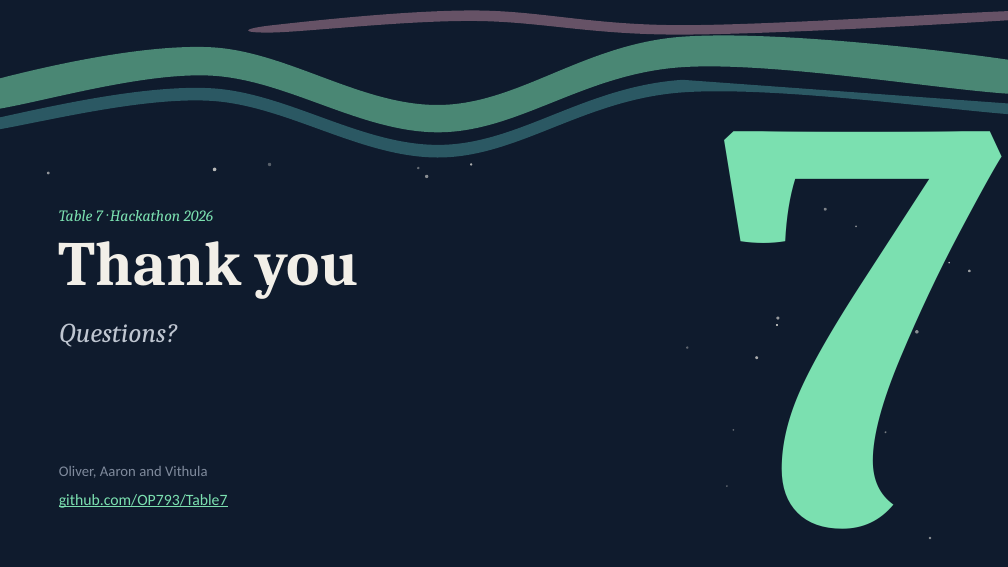
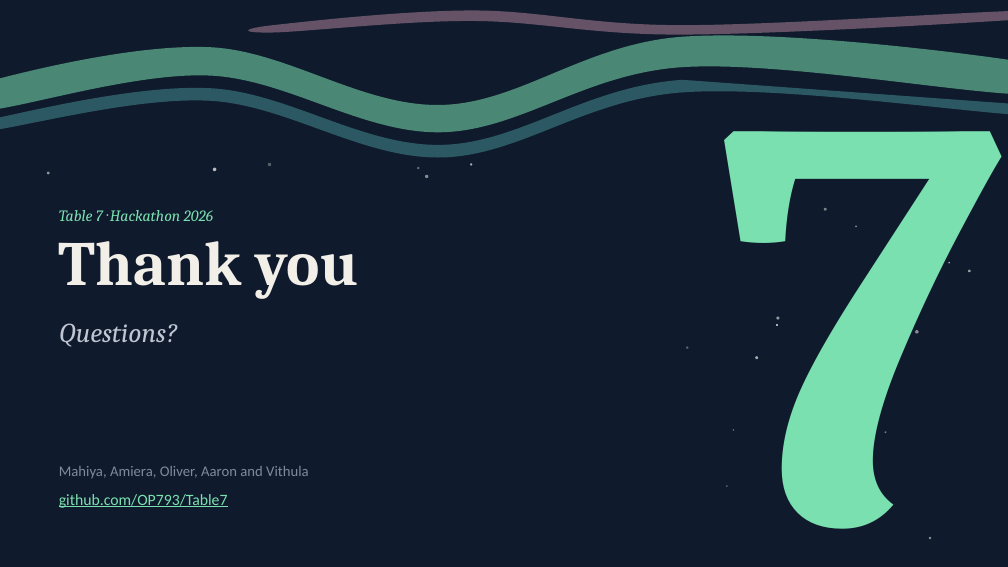
Before and after one commit to OP793/Table7, a slide deck: slide 11 of presentation/Table7-pitch-deck.pptx (slide 7 before the commit). Drawn at 1008x567 pixels with LibreOffice and Linux fonts; fonts in the diff are those of the drawing. Boxes give left, top, right and bottom in pixels: in the first picture for what was removed or moved away, otherwise in the second. Text is boxed around its words. In the diff, an @@ line names an element or a change of style, - is before the commit and + after.

```diff
--- a/presentation/Table7-pitch-deck.pptx
+++ b/presentation/Table7-pitch-deck.pptx
@@ text at [59, 466, 309, 478]: text changed @@
-Oliver, Aaron and Vithula
+Mahiya, Amiera, Oliver, Aaron and Vithula
```
Also in this commit, not shown: 6 other slides changed, 4 slides added.
